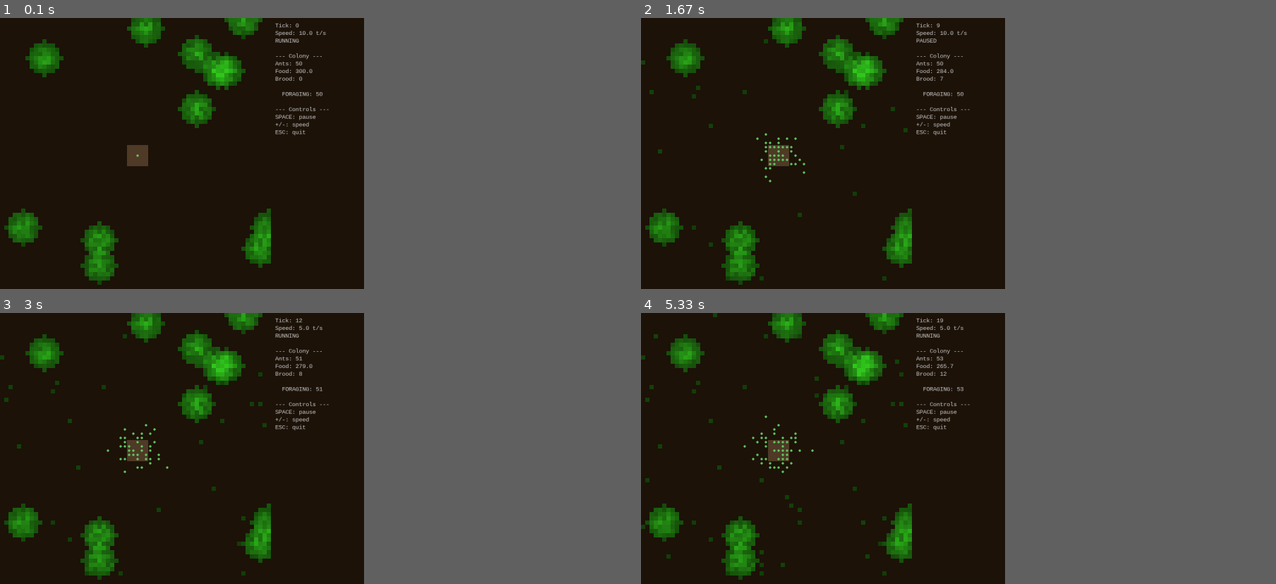
Above: before the commit, frames 1-4 (two rows, left to right).
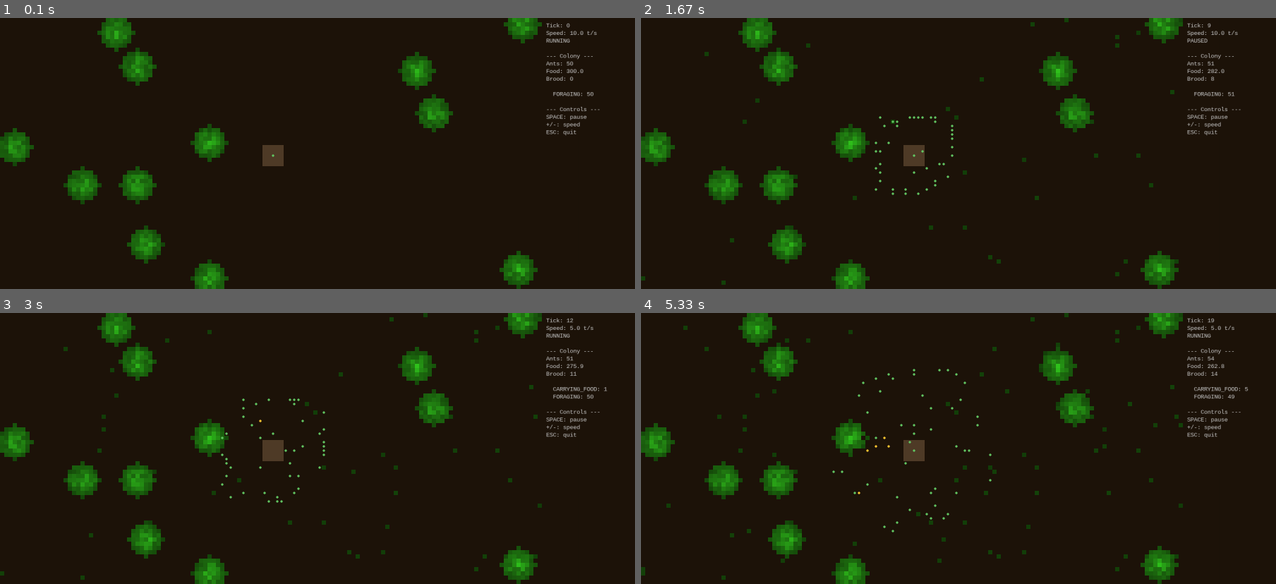
Above: after the commit, the same moments.

Repository: petrofang/anthemyr
Game: pygame game, started from anthemyr/__main__.py
Same seed, same stepped clock (60 frames per second), same inputs: the game is played once before the commit and once after it.
Inputs:
- Up to frame 1 (0.1 s): no input
- Up to frame 2 (1.67 s): tap Space at 0.33, 0.73, 1.03, 1.23, 1.57 s
- Up to frame 3 (3 s): tap Space at 1.87, 2.07, 2.37, 2.63, 2.97 s; tap - at 2.15 s
- Up to frame 4 (5.33 s): tap Space at 3.27, 3.4, 4.13, 4.43, 4.8, 5.2 s; tap - at 3.48, 4.88 s; tap + at 3.73, 5.28 s
In our replay, the window is 516x384 before the commit and 900x384 after it. These sizes can differ from the game's own. Grey fills any space a smaller window leaves; there, only what the larger window draws over its background counts as a difference.

The runs differ from the first frame. In frame 1, 12% of the frame differs, in the area x 0-95%, y 0-100%; in frame 2, 13%; in frame 3, 13%; in frame 4, 14%, in the area x 0-96%, y 0-100%.

Commit message:
Overhaul ant movement and pheromone system for realistic foraging
- Correlated random walk: ants maintain a heading with Gaussian noise
  instead of pure random walk, giving ~N^0.8 displacement for better
  area coverage
- Explored-area pheromone: ants deposit TERRITORY while foraging,
  then avoid re-searching marked cells (scouts spread outward)
- Trail evaporate-only: TRAIL pheromone no longer diffuses, preserving
  linear trail shapes instead of spreading into amorphous clouds
- Split follow-rates: 40% trail-following while searching (more
  exploration), 75% while carrying food (efficient return)
- Motherlode threshold: raised to 3.0; small food finds are picked up
  silently without trail deposits to avoid misleading trails
- Return-trip memory: ants reverse heading after depositing food at
  nest, walking back toward the last food source instead of random
  searching from the nest
- _lay_trail flag: only motherlode finds create breadcrumb trails
  back to nest; small pickups leave no trace

Config: trail diffusion 0.0, evap 0.03; territory evap 0.15;
initial_ants 80. Tests: 66 passing.

Diff:
--- a/anthemyr/colony/ant.py
+++ b/anthemyr/colony/ant.py
@@ -1,12 +1,26 @@
-"""Ant — individual agent with local decision-making.
+"""Ant -- individual agent with local decision-making.
 
 Each Ant carries internal response thresholds that determine when it
 switches between tasks.  Behaviour emerges from the interplay of these
 thresholds with the local pheromone landscape and environmental stimuli.
+
+Key movement model:
+
+- **Correlated random walk**: each ant maintains a *heading* (radians)
+  and biases movement toward it with Gaussian angular noise.  This
+  produces directional persistence and much better area coverage than
+  an uncorrelated random walk.
+- **Explored pheromone**: foraging ants deposit a light TERRITORY mark
+  each step.  Movement is repelled by TERRITORY so scouts naturally
+  spread out and avoid re-searching the same ground.
+- **Return-trip memory**: after delivering food to the nest the ant
+  reverses its heading to walk back toward the food source it just
+  exploited, rather than starting a fresh random search.
 """
 
 from __future__ import annotations
 
+import math
 from dataclasses import dataclass, field
 from enum import Enum, auto
 from typing import TYPE_CHECKING
@@ -18,6 +32,18 @@
     from anthemyr.pheromones.fields import PheromoneField
     from anthemyr.world.cell import Cell
     from anthemyr.world.world import World
+
+# -- Constants ---------------------------------------------------------------
+
+_FORAGE_FOLLOW_RATE = 0.40  # trail-follow probability while searching
+_CARRY_FOLLOW_RATE = 0.75  # trail-follow probability while carrying food
+_HEADING_NOISE_STD = 0.5  # ~30 degrees Gaussian noise on heading
+_TERRITORY_DEPOSIT = 0.3  # explored-area mark per step
+_MOTHERLODE_THRESHOLD = 3.0  # food remaining to count as "motherlode"
+_TRAIL_DEPOSIT_AT_FOOD = 5.0
+_RECRUITMENT_DEPOSIT = 3.0
+_TRAIL_DEPOSIT_PER_STEP = 2.0
+_FOOD_PICKUP = 3.0
 
 
 class Task(Enum):
@@ -43,6 +69,8 @@
         hp: Hit-points / vitality (dies at 0).
         age: Ticks since birth.
         carrying_food: Amount of food currently carried.
+        heading: Current movement direction in radians (0 = east,
+            pi/2 = south).  Used for correlated random walk.
         thresholds: Per-stimulus response thresholds.  Lower values mean
             the ant is more likely to respond to that stimulus.
     """
@@ -53,6 +81,8 @@
     hp: float = 1.0
     age: int = 0
     carrying_food: float = 0.0
+    heading: float = 0.0
+    _lay_trail: bool = False
     thresholds: dict[str, float] = field(default_factory=dict)
 
     @property
@@ -70,8 +100,8 @@
     ) -> Ant:
         """Create an ant with thresholds sampled from colony trait distributions.
 
-        New ants start in FORAGING state so they immediately head out
-        to explore rather than wasting ticks in IDLE re-rolling.
+        New ants start in FORAGING state with a random heading so they
+        immediately scatter outward in different directions.
 
         Args:
             x: Spawn column.
@@ -80,7 +110,7 @@
             rng: Seeded random generator.
 
         Returns:
-            A new Ant instance with randomised thresholds.
+            A new Ant instance with randomised thresholds and heading.
         """
         mean = traits.foraging_threshold_mean
         var = traits.threshold_variance
@@ -91,7 +121,15 @@
             "waste": float(rng.normal(traits.waste_threshold_mean, var)),
         }
         hp = float(rng.uniform(0.8, 1.2))
-        return cls(x=x, y=y, task=Task.FORAGING, hp=hp, thresholds=thresholds)
+        heading = float(rng.uniform(0.0, 2.0 * math.pi))
+        return cls(
+            x=x,
+            y=y,
+            task=Task.FORAGING,
+            hp=hp,
+            heading=heading,
+            thresholds=thresholds,
+        )
 
     def update(
         self,
@@ -133,14 +171,13 @@
                 )
 
         # Trail pheromone deposit while carrying food (breadcrumb home).
-        # Deposit 2.0 per step — returning ants reinforce the trail,
-        # guiding nest-mates toward productive food sources.
-        if self.task == Task.CARRYING_FOOD:
+        # Only lay trail when the food source was a motherlode.
+        if self.task == Task.CARRYING_FOOD and self._lay_trail:
             pheromones.deposit(
                 PheromoneType.TRAIL,
                 self.x,
                 self.y,
-                2.0,
+                _TRAIL_DEPOSIT_PER_STEP,
             )
 
         return food_deposited
@@ -169,12 +206,19 @@
         pheromones: PheromoneField,
         rng: Generator,
     ) -> None:
-        """FORAGING ants walk, biased toward trail pheromone, seeking food.
-
-        When an ant finds a rich food source ("motherlode" — cell with
-        ≥2.0 food remaining after pickup), it deposits a heavy trail
-        pheromone (5.0) plus a RECRUITMENT burst, signalling other ants
-        to converge.  Moderate finds get a standard 3.0 trail deposit.
+        """FORAGING ants walk, seeking food with correlated random walk.
+
+        Movement strategy:
+
+        1. If standing on food, pick it up.  Only deposit a heavy trail
+           + RECRUITMENT for a "motherlode" (>=3.0 food remaining).
+           Small finds are picked up silently so they don't create
+           misleading trails to already-depleted sources.
+        2. Otherwise move using ``_move_foraging`` -- a correlated
+           random walk biased slightly toward trail pheromone (40%)
+           and repelled by TERRITORY (explored-area) pheromone.
+        3. Deposit a light TERRITORY mark so other scouts avoid
+           re-searching this cell.
         """
         from anthemyr.pheromones.fields import PheromoneType
 
@@ -183,36 +227,39 @@
         # Pick up food if present
         if cell.food > 0 and not cell.is_nest:
             remaining_before = cell.food
-            pickup = min(cell.food, 3.0)
+            pickup = min(cell.food, _FOOD_PICKUP)
             cell.food -= pickup
             self.carrying_food = pickup
             self.task = Task.CARRYING_FOOD
 
-            # Motherlode detection: rich source gets a heavy signal
-            if remaining_before >= 2.0:
+            # Motherlode: rich source gets a heavy trail + recruitment
+            if remaining_before >= _MOTHERLODE_THRESHOLD:
+                self._lay_trail = True
                 pheromones.deposit(
                     PheromoneType.TRAIL,
                     self.x,
                     self.y,
-                    5.0,
+                    _TRAIL_DEPOSIT_AT_FOOD,
                 )
                 pheromones.deposit(
                     PheromoneType.RECRUITMENT,
                     self.x,
                     self.y,
-                    3.0,
+                    _RECRUITMENT_DEPOSIT,
                 )
-            else:
-                pheromones.deposit(
-                    PheromoneType.TRAIL,
-                    self.x,
-                    self.y,
-                    3.0,
-                )
+            # Small finds: no trail deposit -- silent pickup
             return
 
-        # Move: bias toward trail pheromone, otherwise random walk
-        self._move_biased(world, pheromones, PheromoneType.TRAIL, rng)
+        # Deposit explored-area mark before moving
+        pheromones.deposit(
+            PheromoneType.TERRITORY,
+            self.x,
+            self.y,
+            _TERRITORY_DEPOSIT,
+        )
+
+        # Move: correlated walk with trail bias and territory avoidance
+        self._move_foraging(world, pheromones, rng)
 
     def _carry_food_home(
         self,
@@ -224,8 +271,9 @@
     ) -> float:
         """CARRYING_FOOD ants walk toward the nest and deposit food.
 
-        After depositing, the ant transitions straight to FORAGING
-        to avoid wasting ticks in IDLE re-rolling thresholds.
+        After depositing, the ant reverses its heading to walk back
+        toward the food source it just exploited (return-trip memory)
+        rather than starting a fresh random search from the nest.
 
         Returns:
             Amount of food deposited (> 0 only when reaching nest).
@@ -235,24 +283,35 @@
             deposited = self.carrying_food
             self.carrying_food = 0.0
             self.task = Task.FORAGING
+            self._lay_trail = False
+            # Reverse heading to walk back toward the food source
+            self.heading = (self.heading + math.pi) % (2.0 * math.pi)
             return deposited
 
         # Move toward nest with some randomness
         self._move_toward(world, nest_x, nest_y, rng)
         return 0.0
 
-    def _move_biased(
-        self,
-        world: World,
-        pheromones: PheromoneField,
-        bias_type: object,
+    def _move_foraging(
+        self,
+        world: World,
+        pheromones: PheromoneField,
         rng: Generator,
     ) -> None:
-        """Move to a neighbour, biased by pheromone concentration.
-
-        With probability 0.75, follows the strongest pheromone gradient;
-        otherwise picks a random neighbour.  The high follow-rate
-        ensures ants reliably exploit discovered food trails.
+        """Move using a correlated random walk with pheromone cues.
+
+        Decision order:
+
+        1. With probability ``_FORAGE_FOLLOW_RATE`` (40%), follow the
+           strongest TRAIL pheromone gradient (if any).  This is a
+           moderate exploitation rate -- enough to follow real trails
+           but not so high that ants cluster on noise.
+        2. Otherwise, use a **correlated random walk**: pick the
+           neighbour closest to the current heading (with Gaussian
+           angular noise), preferring cells with *lower* TERRITORY
+           concentration so scouts spread out.
+
+        After moving, update ``heading`` to match the step taken.
         """
         from anthemyr.pheromones.fields import PheromoneType
 
@@ -260,19 +319,70 @@
         if not neighbours:
             return
 
-        if rng.random() < 0.75 and isinstance(bias_type, PheromoneType):
+        # 1. Trail following (exploitation) -- 40% chance
+        if rng.random() < _FORAGE_FOLLOW_RATE:
             best = self._best_pheromone_neighbour(
                 neighbours,
                 pheromones,
-                bias_type,
+                PheromoneType.TRAIL,
             )
             if best is not None:
-                self.x, self.y = best.x, best.y
+                self._step_to(best)
                 return
 
-        # Random walk
-        chosen = neighbours[int(rng.integers(len(neighbours)))]
-        self.x, self.y = chosen.x, chosen.y
+        # 2. Correlated random walk with territory avoidance
+        self._correlated_step(world, pheromones, rng)
+
+    def _correlated_step(
+        self,
+        world: World,
+        pheromones: PheromoneField,
+        rng: Generator,
+    ) -> None:
+        """Take one step biased toward current heading, avoiding explored area.
+
+        For each neighbour, compute a score combining:
+        - **Heading alignment**: cos(angle_to_neighbour - noisy_heading).
+          Higher = better aligned with where the ant wants to go.
+        - **Territory penalty**: subtract TERRITORY concentration so
+          already-explored cells are less attractive.
+
+        Pick the neighbour with the best combined score.
+        """
+        from anthemyr.pheromones.fields import PheromoneType
+
+        neighbours = world.neighbours(self.x, self.y)
+        if not neighbours:
+            return
+
+        # Noisy heading: current heading + Gaussian noise
+        noisy = self.heading + float(rng.normal(0.0, _HEADING_NOISE_STD))
+
+        best_cell: Cell | None = None
+        best_score = -999.0
+        for cell in neighbours:
+            dx = cell.x - self.x
+            dy = cell.y - self.y
+            angle = math.atan2(dy, dx)
+            # Heading alignment: 1.0 when perfectly aligned, -1.0 opposite
+            alignment = math.cos(angle - noisy)
+            # Territory penalty: prefer unexplored cells
+            territory = pheromones.read(PheromoneType.TERRITORY, cell.x, cell.y)
+            score = alignment - territory
+            if score > best_score:
+                best_score = score
+                best_cell = cell
+
+        if best_cell is not None:
+            self._step_to(best_cell)
+
+    def _step_to(self, cell: Cell) -> None:
+        """Move to a cell and update heading to match the step direction."""
+        dx = cell.x - self.x
+        dy = cell.y - self.y
+        if dx != 0 or dy != 0:
+            self.heading = math.atan2(dy, dx)
+        self.x, self.y = cell.x, cell.y
 
     def _move_toward(
         self,
@@ -293,7 +403,7 @@
         # Pick from the closest 1-2 neighbours for faster returns
         top = min(2, len(neighbours))
         chosen = neighbours[int(rng.integers(top))]
-        self.x, self.y = chosen.x, chosen.y
+        self._step_to(chosen)
 
     @staticmethod
     def _best_pheromone_neighbour(
--- a/anthemyr/pheromones/diffusion.py
+++ b/anthemyr/pheromones/diffusion.py
@@ -51,9 +51,19 @@
 def update_field(field: PheromoneField) -> None:
     """Run one tick of evaporation + diffusion on all layers.
 
+    TRAIL pheromone skips diffusion entirely -- it should fade in
+    place (evaporate) rather than spreading into an amorphous cloud.
+    This preserves the linear trail shape that carrying ants deposit,
+    creating clear directional signals rather than noisy blobs.
+
+    All other pheromone types receive both evaporation and diffusion.
+
     Args:
         field: The complete pheromone field to update.
     """
+    from anthemyr.pheromones.fields import PheromoneType
+
     for layer in field.layers.values():
         evaporate(layer)
-        diffuse(layer)
+        if layer.ptype is not PheromoneType.TRAIL:
+            diffuse(layer)
--- a/config/default.yaml
+++ b/config/default.yaml
@@ -1,10 +1,10 @@
 # Anthemyr — Default Simulation Configuration
 # This file is loaded by anthemyr.simulation.config.SimulationConfig.from_yaml()
 
-seed: 42
+seed: 422
 
 # World dimensions (grid cells)
-world_width: 64
+world_width: 128
 world_height: 64
 
 # Environment
--- a/tests/test_colony.py
+++ b/tests/test_colony.py
@@ -109,12 +109,45 @@
         rng: Generator,
     ) -> None:
         world = World(width=8, height=8)
-        world.cell_at(3, 4).food = 5.0
+        world.cell_at(3, 4).food = 5.0  # >= motherlode threshold (3.0)
         phero = PheromoneField(width=8, height=8)
         ant = Ant(x=3, y=4, task=Task.FORAGING)
         ant.update(world, phero, 4, 4, rng)
-        # Ant picked up food and deposited trail pheromone
+        # Ant picked up food from a motherlode and deposited trail pheromone
         assert phero.read(PheromoneType.TRAIL, 3, 4) > 0
+
+    def test_small_food_no_trail(self, rng: Generator) -> None:
+        """Small food sources don't deposit trail pheromone."""
+        world = World(width=8, height=8)
+        world.cell_at(3, 4).food = 1.5  # below motherlode threshold
+        phero = PheromoneField(width=8, height=8)
+        ant = Ant(x=3, y=4, task=Task.FORAGING)
+        ant.update(world, phero, 4, 4, rng)
+        assert ant.task == Task.CARRYING_FOOD
+        assert phero.read(PheromoneType.TRAIL, 3, 4) == 0.0
+
+    def test_ant_has_heading(self, rng: Generator) -> None:
+        """Ants from_traits have a random heading."""
+        ant = Ant.from_traits(x=0, y=0, traits=Traits(), rng=rng)
+        assert 0.0 <= ant.heading < 2.0 * 3.15  # approx 2*pi
+
+    def test_return_trip_reverses_heading(self, rng: Generator) -> None:
+        """After depositing food, ant reverses heading."""
+        import math
+
+        world = World(width=8, height=8)
+        world.mark_nest(4, 4, radius=1)
+        phero = PheromoneField(width=8, height=8)
+        ant = Ant(
+            x=4,
+            y=4,
+            task=Task.CARRYING_FOOD,
+            carrying_food=1.0,
+            heading=0.0,
+        )
+        ant.update(world, phero, 4, 4, rng)
+        # Heading should be reversed (0 -> pi)
+        assert abs(ant.heading - math.pi) < 0.01
 
     def test_ant_ages_each_tick(self, rng: Generator) -> None:
         world = World(width=8, height=8)
--- a/tests/test_pheromones.py
+++ b/tests/test_pheromones.py
@@ -68,7 +68,7 @@
         total_before = grid.sum()
 
         layer = PheromoneLayer(
-            ptype=PheromoneType.TRAIL,
+            ptype=PheromoneType.ALARM,
             grid=grid,
             diffusion_rate=0.2,
             evaporation_rate=0.0,
@@ -76,7 +76,7 @@
         diffuse(layer)
         total_after = layer.grid.sum()
         assert np.isclose(total_before, total_after), (
-            f"Diffusion changed total: {total_before} → {total_after}"
+            f"Diffusion changed total: {total_before} -> {total_after}"
         )
 
     def test_diffusion_spreads(self) -> None:
@@ -84,7 +84,7 @@
         grid = np.zeros((8, 8), dtype=np.float64)
         grid[4, 4] = 10.0
         layer = PheromoneLayer(
-            ptype=PheromoneType.TRAIL,
+            ptype=PheromoneType.ALARM,
             grid=grid,
             diffusion_rate=0.2,
             evaporation_rate=0.0,
@@ -95,3 +95,16 @@
         assert layer.grid[5, 4] > 0
         assert layer.grid[4, 3] > 0
         assert layer.grid[4, 5] > 0
+
+    def test_trail_skips_diffusion(self) -> None:
+        """TRAIL pheromone should not diffuse -- it evaporates in place."""
+        from anthemyr.pheromones.diffusion import update_field
+
+        pf = PheromoneField(width=8, height=8)
+        pf.deposit(PheromoneType.TRAIL, 4, 4, 10.0)
+        update_field(pf)
+        # Neighbours should have zero TRAIL (no diffusion)
+        assert pf.read(PheromoneType.TRAIL, 3, 4) == 0.0
+        assert pf.read(PheromoneType.TRAIL, 5, 4) == 0.0
+        # Centre should have evaporated but still be present
+        assert 0 < pf.read(PheromoneType.TRAIL, 4, 4) < 10.0
